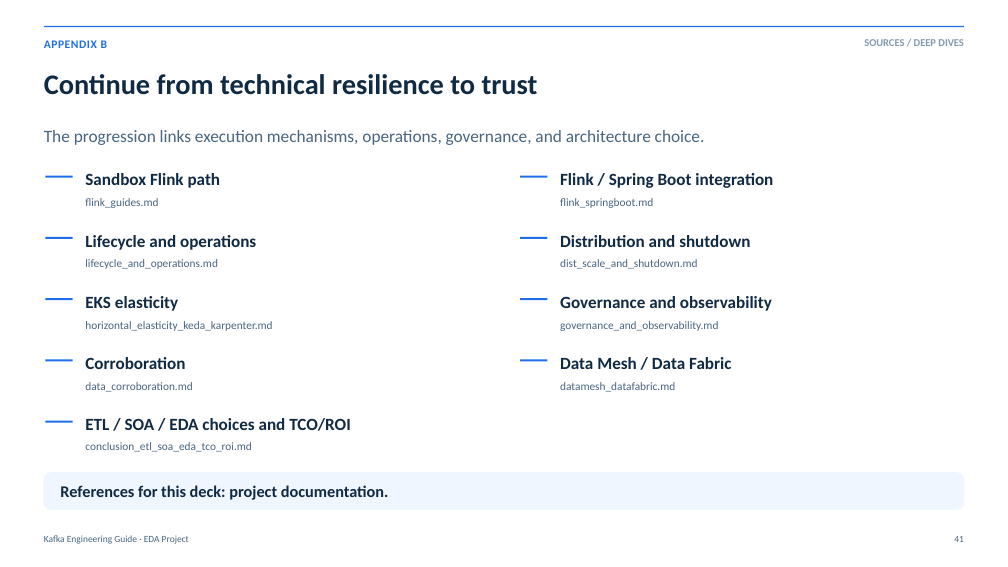
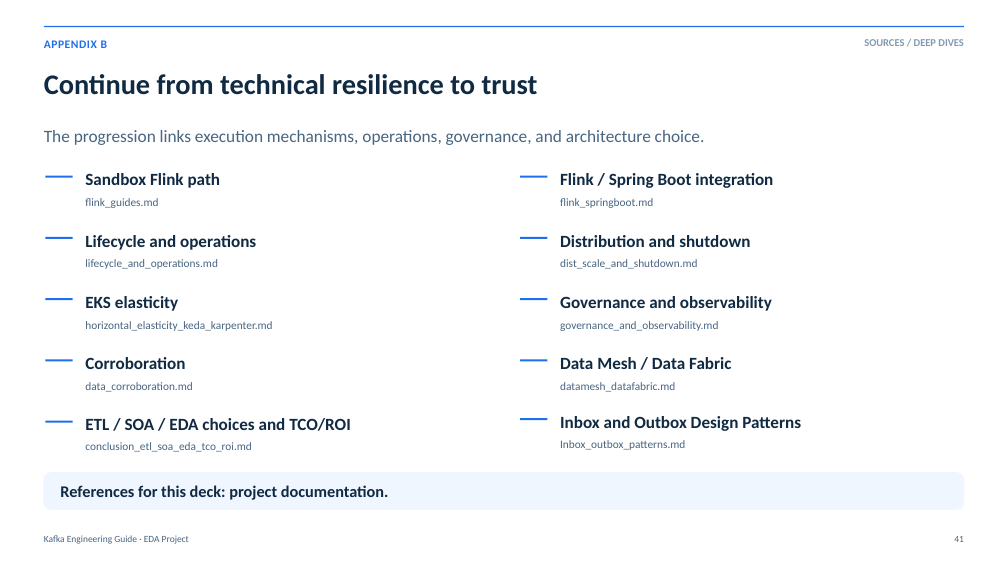
Before and after one commit to rdemers/org-rd-fullstack-springboot-eda, a slide deck: slide 41 of doc/presentation/org-rd-fullstack-springboot-eda-en.pptx. Drawn at 1008x567 pixels with LibreOffice and Linux fonts; fonts in the diff are those of the drawing. Boxes give left, top, right and bottom in pixels: in the first picture for what was removed or moved away, otherwise in the second. Text is boxed around its words. In the diff, an @@ line names an element or a change of style, - is before the commit and + after.

```diff
--- a/doc/presentation/org-rd-fullstack-springboot-eda-en.pptx
+++ b/doc/presentation/org-rd-fullstack-springboot-eda-en.pptx
@@ line added from (520, 419) to (547, 419), #1F6FEB 1.9 pt @@
@@ text added at bbox=[560, 416, 801, 431], 16.3 pt, text #102A43, bold @@
+Inbox and Outbox Design Patterns
@@ text added at bbox=[560, 440, 685, 450], 10.8 pt, text #486581 @@
+Inbox_outbox_patterns.md
```
Also in this commit, not shown: 1 other slide changed, 24 other files.
